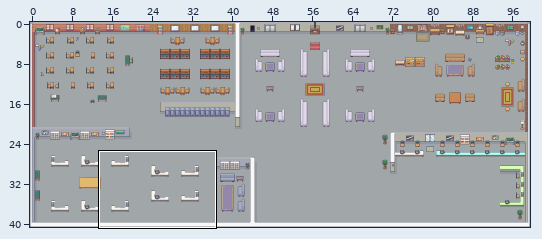
Two states of a Tiled map, resources/defaultmap.tmx. Above, an overview of the earlier version with the close-up marked.
Close-up. First the earlier version:
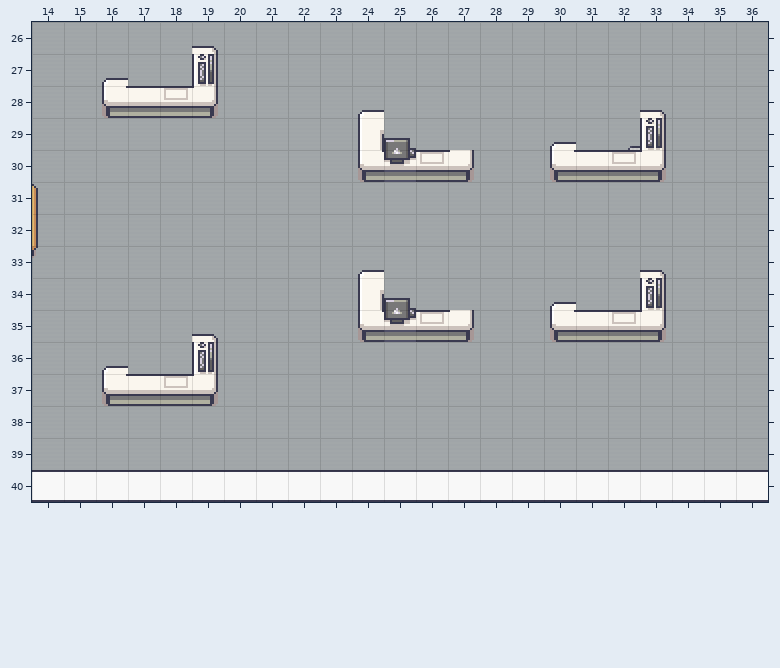
Cells are 32x32 px. Shown: x 14..36, y 26..40. The commit also changed other parts of the map, which this record leaves out.
New version:
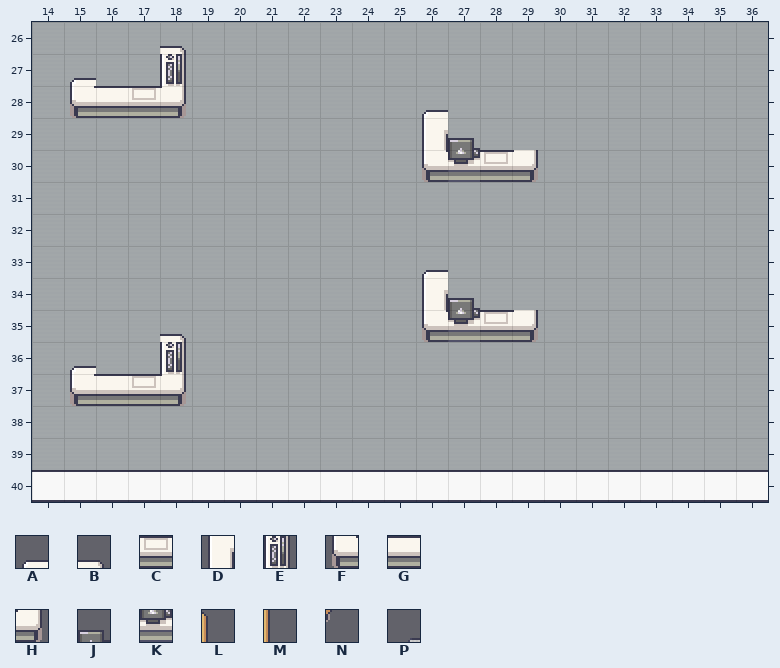
Key: from "MyTerrain": A 80, B 82, C 83, D 96, E 116, F 128, G 129, H 130, J 131, K 147, L 168, M 184, N 200, P 1219.
_ is an empty cell.
The edit:
Layer "World":
y 26: x 18..19 _B -> B_
y 27: x 15..16 _A -> A_; x 18..19 _E -> E_
y 28: x 15..19 _FGCH -> FGCH_; x 24 A -> _; x 26 _ -> A; x 33 B -> _
y 29: x 24..27 DJ__ -> __DJ; x 30 A -> _; x 32..33 PE -> __
y 30: x 24..33 FKCH__FGCH -> __FKCH____
y 31: x 14 L -> _
y 32: x 14 M -> _
y 33: x 14 N -> _; x 24 A -> _; x 26 _ -> A; x 33 B -> _
y 34: x 24..27 DJ__ -> __DJ; x 30 A -> _; x 33 E -> _
y 35: x 18..19 _B -> B_; x 24..33 FKCH__FGCH -> __FKCH____
y 36: x 15..16 _A -> A_; x 18..19 _E -> E_
y 37: x 15..19 _FGCH -> FGCH_
Where, in picture pixels (left, top, right, bottom), the same in both close-ups:
changed: (70, 46, 218, 118)
changed: (358, 110, 666, 182)
removed: (32, 184, 38, 258)
changed: (358, 270, 666, 342)
changed: (70, 334, 218, 406)
